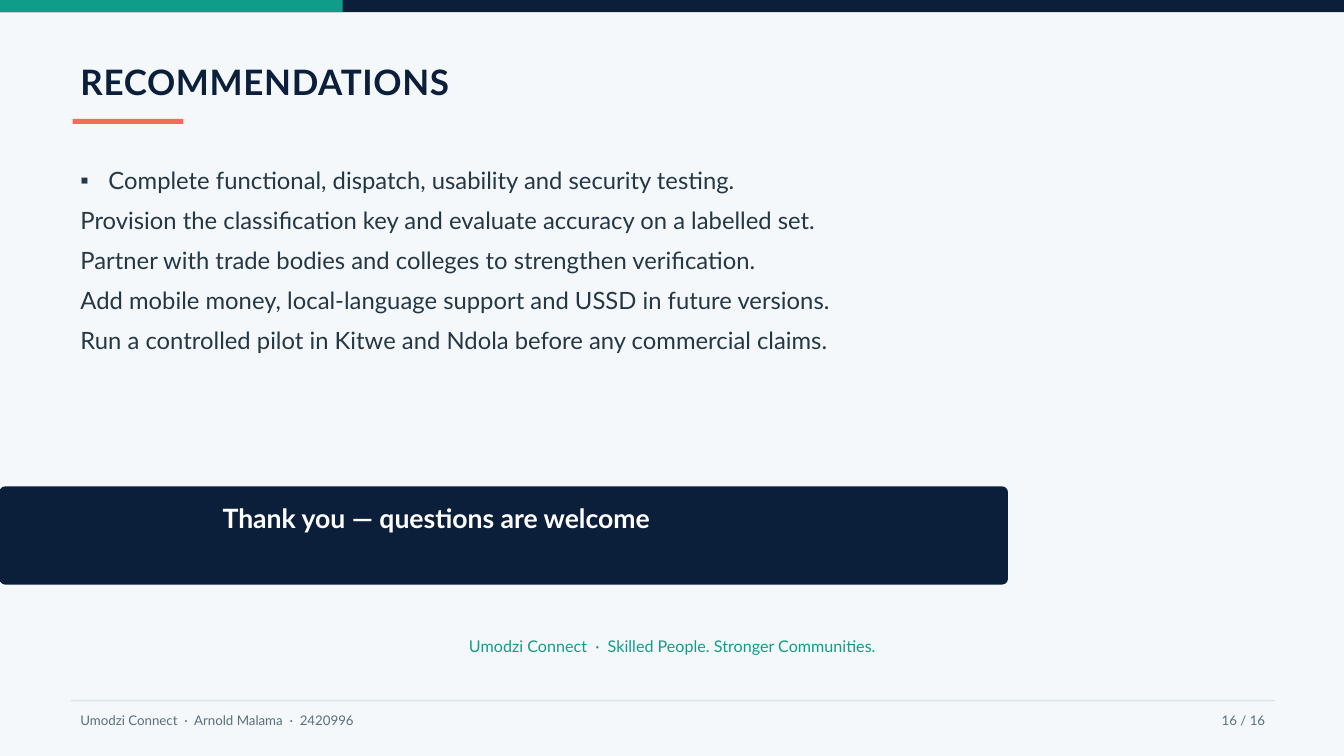
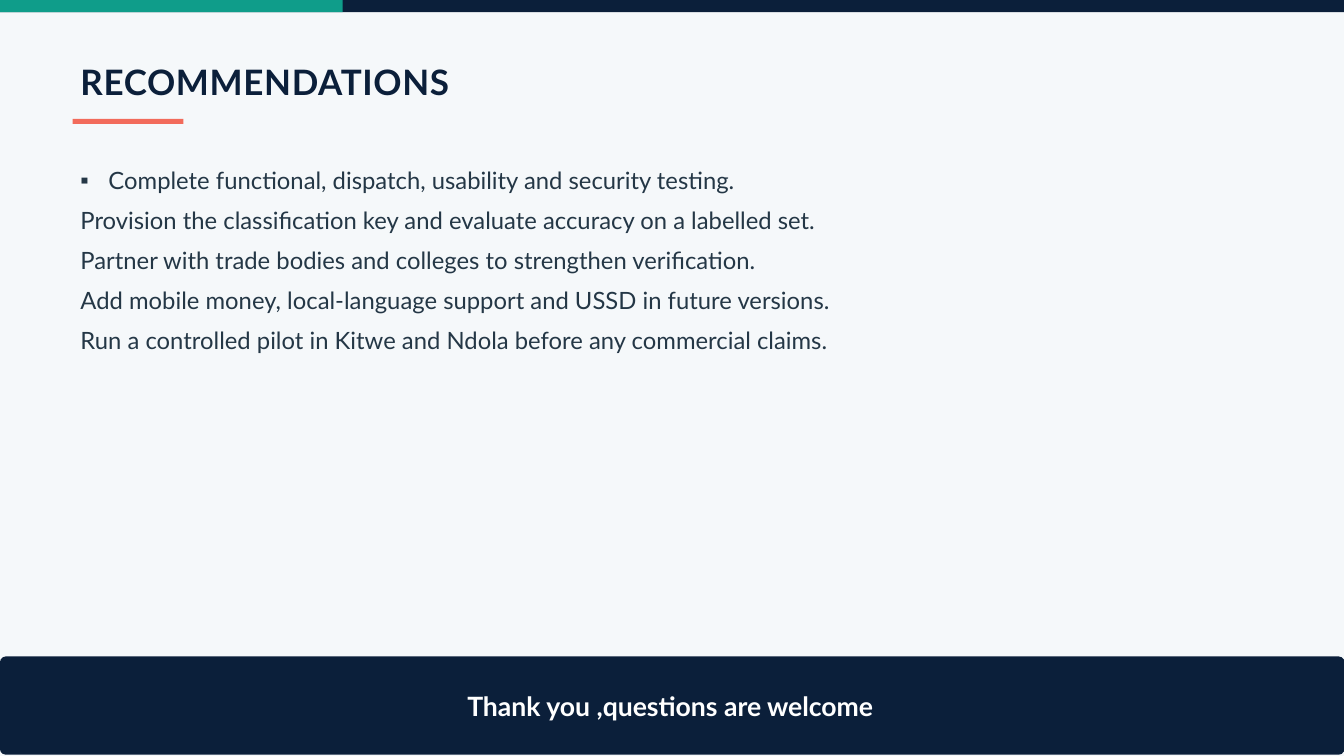
Before and after one commit to malama996/Umodzi-Conneckt, a slide deck: slide 14 of Umodzi_Connect_Defence_Package/Umodzi_Connect_Final_Defence_Presentation.pptx (slide 16 before the commit). Drawn at 1344x756 pixels with LibreOffice and Linux fonts; fonts in the diff are those of the drawing. Boxes give left, top, right and bottom in pixels: in the first picture for what was removed or moved away, otherwise in the second. Text is boxed around its words. In the diff, an @@ line names an element or a change of style, - is before the commit and + after.

```diff
--- a/Umodzi_Connect_Defence_Package/Umodzi_Connect_Final_Defence_Presentation.pptx
+++ b/Umodzi_Connect_Defence_Package/Umodzi_Connect_Final_Defence_Presentation.pptx
@@ rounded rectangle resized from (x1=0, y1=487, x2=1008, y2=585) to (x1=0, y1=656, x2=1344, y2=754) @@
@@ text removed at (x1=469, y1=640, x2=875, y2=655) @@
-Umodzi Connect · Skilled People. Stronger Communities.
@@ line removed from (71, 701) to (1275, 701) @@
@@ text removed at (x1=80, y1=715, x2=354, y2=725) @@
-Umodzi Connect · Arnold Malama · 2420996
@@ text at (x1=467, y1=696, x2=873, y2=721): text changed @@
-Thank you — questions are welcome
+Thank you ,questions are welcome
@@ text removed at (x1=1222, y1=715, x2=1265, y2=725) @@
-16 / 16
```
Also in this commit, not shown: 13 other slides changed, 2 slides removed, 9 other files.
